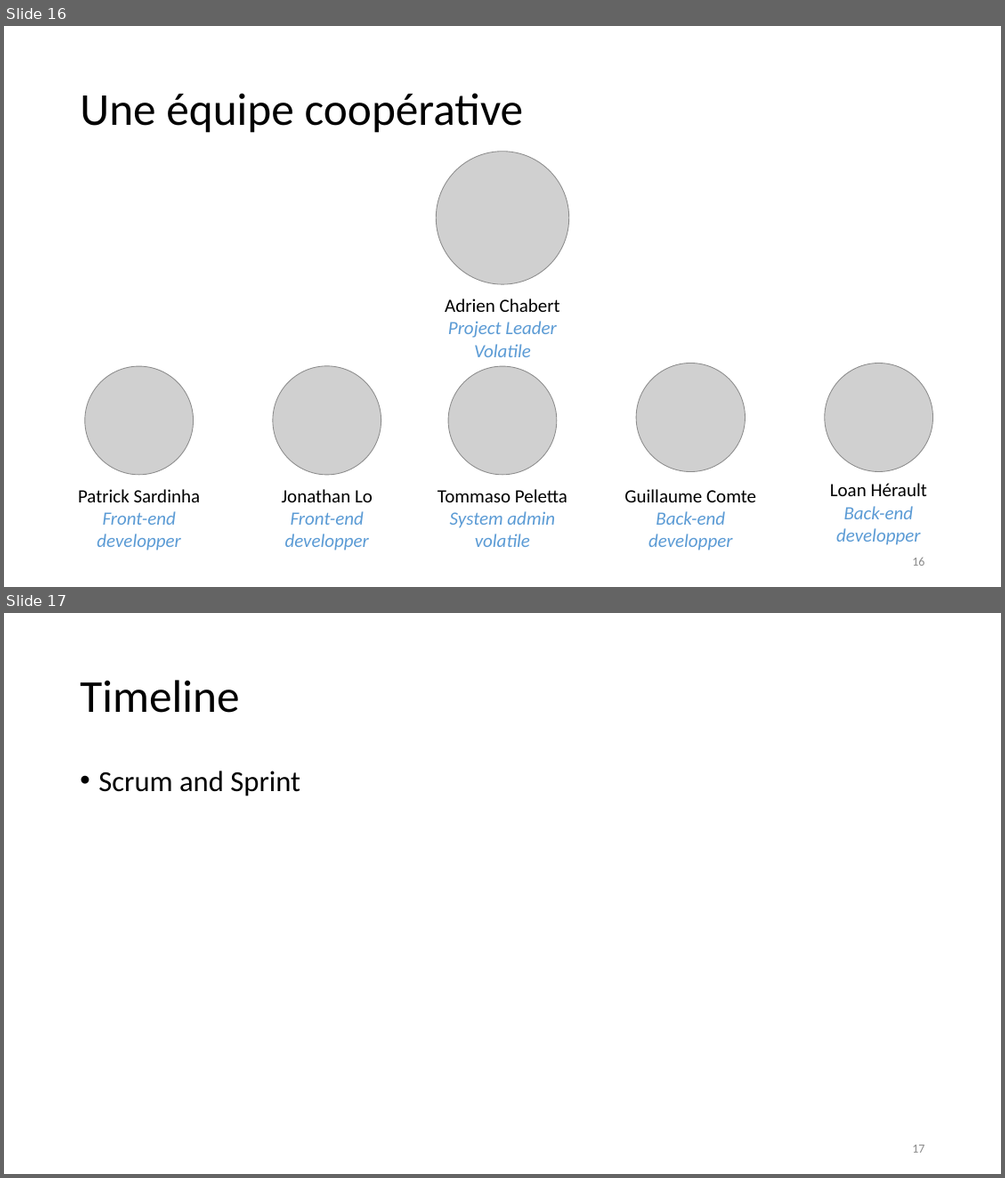
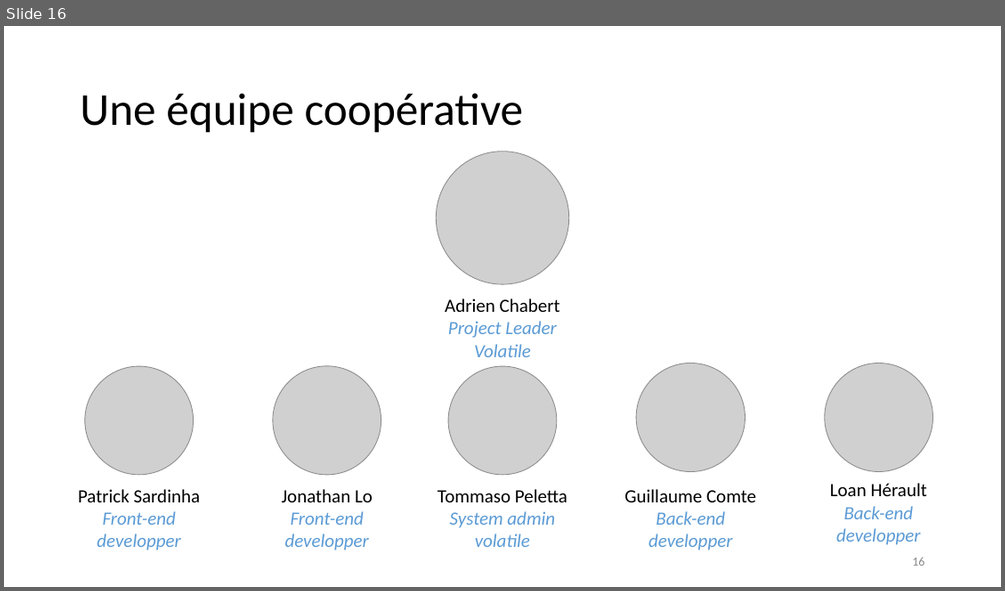
Before and after one commit to unige-pinfo-2019/PInfo1, a slide deck: Docs/UNIbay_DeskPitchFinal.pptx. Shown one above the other, each under a label of ours: slides 16 and 17 before the commit, slide 16 after it. The pictures are 1005x1178 and 1005x591 pixels, drawn with LibreOffice and Linux fonts; fonts in the diff are those of the drawing; grey boxes stand for pictures. Boxes give left, top, right and bottom in pixels: in the first picture for what was removed or moved away, otherwise in the second. Text is boxed around its words. In the diff, an @@ line names an element or a change of style, - is before the commit and + after.

```diff
--- a/Docs/UNIbay_DeskPitchFinal.pptx
+++ b/Docs/UNIbay_DeskPitchFinal.pptx
@@ slide 17 removed at <box>4,613,1001,1174</box>, background #FFFFFF @@
@@ title removed at <box>80,680,239,713</box> @@
-Timeline
@@ text removed at <box>98,771,300,796</box> @@
-• Scrum and Sprint
@@ page number removed at <box>912,1144,924,1152</box> @@
-17
```
Also in this commit, not shown: 11 slides changed, 1 slide added.
